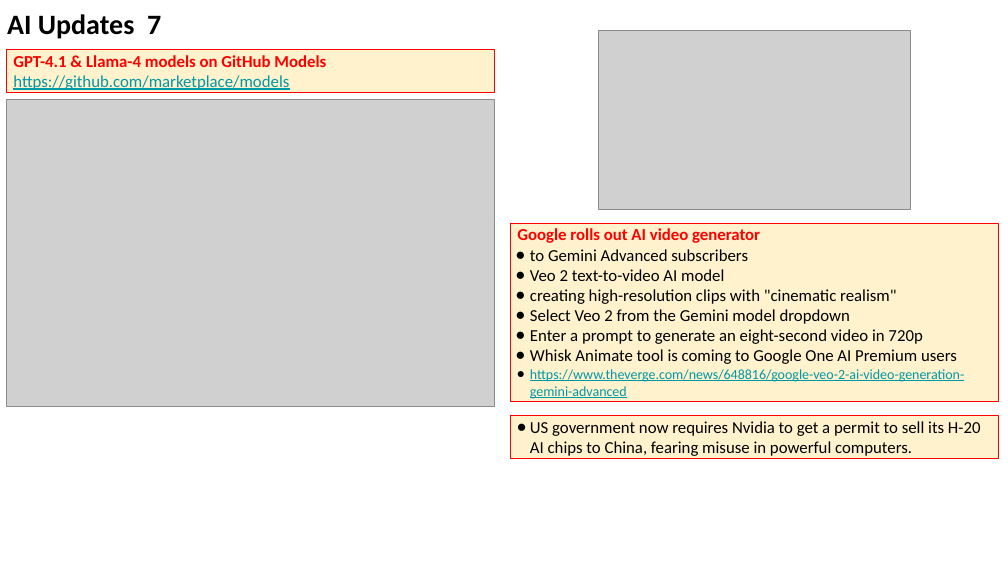
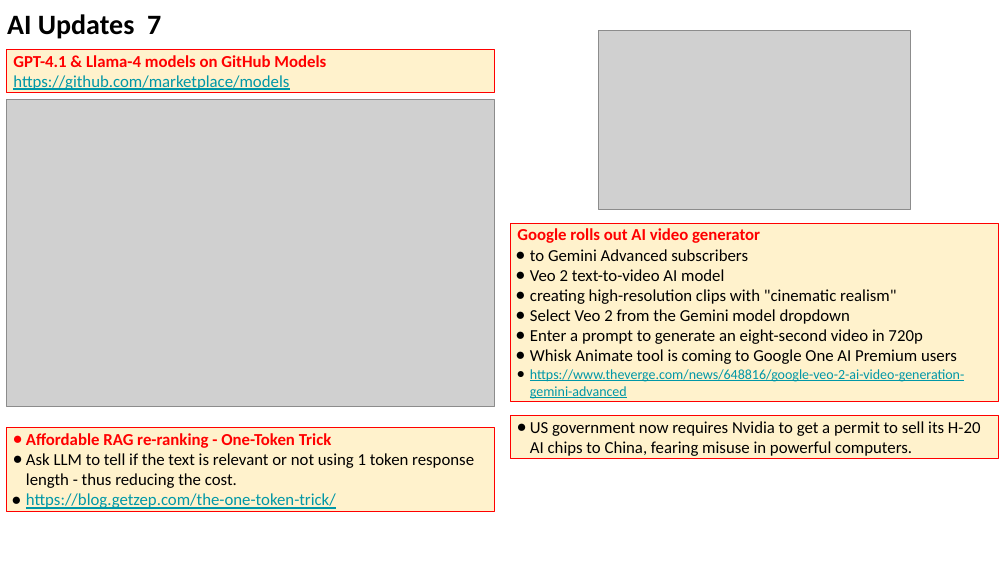
Before and after one commit to lselector/seminar, a slide deck: slide 12 of 2025/2025-04-18-AI-Updates.pptx. Drawn at 1008x567 pixels with LibreOffice and Linux fonts; fonts in the diff are those of the drawing; grey boxes stand for pictures. Boxes give left, top, right and bottom in pixels: in the first picture for what was removed or moved away, otherwise in the second. Text is boxed around its words. In the diff, an @@ line names an element or a change of style, - is before the commit and + after.

```diff
--- a/2025/2025-04-18-AI-Updates.pptx
+++ b/2025/2025-04-18-AI-Updates.pptx
@@ rectangle added at (x1=6, y1=427, x2=495, y2=511), fill #FFF2CC, outline #FF0000 0.75 pt, 12 pt, text #000000 @@
+● Affordable RAG re-ranking - One-Token Trick
+● Ask LLM to tell if the text is relevant or not using 1 token response length - thus reducing the cost.
+● https://blog.getzep.com/the-one-token-trick/
```
Also in this commit, not shown: 3 other slides changed, 4 slides added, 1 slide removed.
